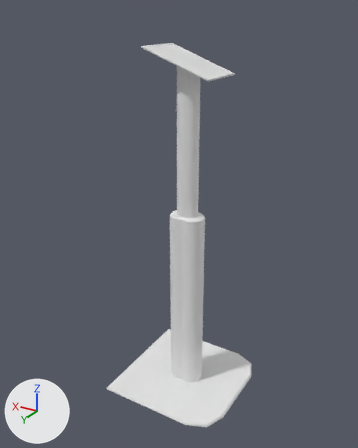
The FBX model Assets/_/Project/Art/Models/Interactables/3D_Socle_Tablet.fbx, before and after one commit.
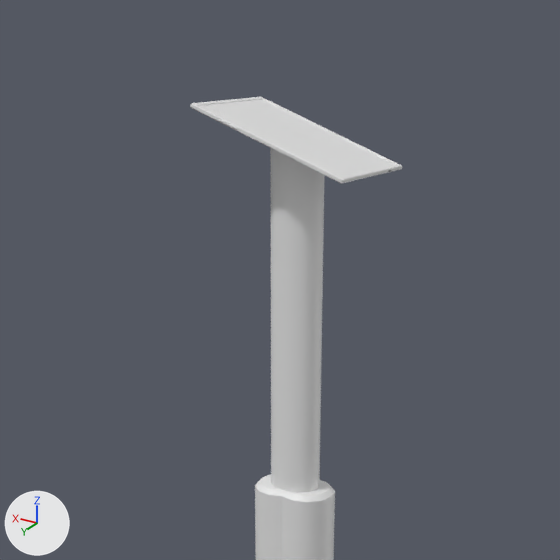
Each version appears first whole from a 50 mm lens placed at (-0.805, 1.399, 1.352), pointed at (0.026, 0.014, 0.659), and next in a close-up on the part from 16% to 85% of the width and 0% to 55% of the height. Lighting does not change. The marker at lower left points along +X, +Y and +Z. The older version's two pictures come first. Where no turn or scale is listed for an object, it has been applied to the vertices.

The first close-up shows 'Geo_Socle'.
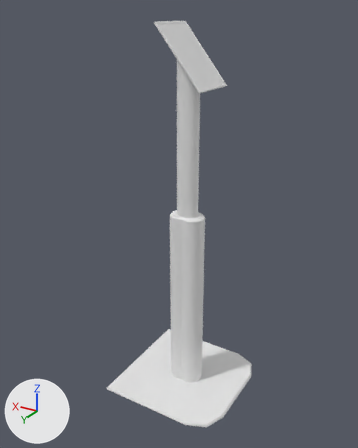
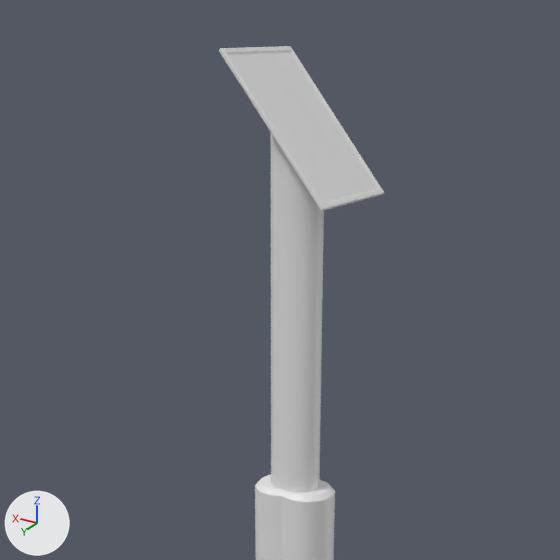
Commit message: fix socle again

Pixel boxes [x1, y1, x2, y2] of what changed, in the close-ups (560 x 560 px; the box of a moved part takes in the faces that stretch with it):
'Geo_Socle', reshaped: before [190, 97, 402, 560]; after [219, 46, 384, 560]
part 1 of me_plane_006, moved or reshaped: before [219, 119, 229, 125]; after [240, 81, 247, 92]
part 2 of me_plane_006, moved or reshaped: before [229, 124, 238, 130]; after [246, 91, 254, 102]
part 3 of me_plane_006, moved or reshaped: before [190, 97, 402, 184]; after [219, 46, 384, 211]
part 4 of me_plane_006, moved or reshaped: before [271, 148, 325, 492]; after [270, 132, 324, 492]

The change, as a list of edits to the scene's bpy script:
```text
Change me_plane_006:
    used by ob_geo_socle; location = (0.0, 0.0, 0.0)
    remove me_plane_006.from_pydata(...)  # 205 vertices, 178 faces; spans x -0.23..0.228, y -0.229..0.229, z -0.01..1.254
    add me_plane_006.from_pydata(...)  # 205 vertices, 178 faces; spans x -0.23..0.228, y -0.229..0.229, z -0.01..1.323
    me_plane_006 part 1: the loose piece of 12 vertices spanning x 0.053..0.068, y 0.089..0.09, z 1.228..1.236 is turned -30.9 degrees about the y axis through its middle, then moved by (-0.031, 0.0, 0.045)
    me_plane_006 part 2: the loose piece of 12 vertices spanning x 0.039..0.054, y 0.089..0.09, z 1.223..1.23 is turned -30.9 degrees about the y axis through its middle, then moved by (-0.026, 0.0, 0.038)
    me_plane_006 part 3: the loose piece of 45 vertices spanning x -0.119..0.115, y -0.089..0.089, z 1.164..1.254 is turned -30.9 degrees about the y axis through its middle, then moved by (-0.011, 0.0, 0.016)
    me_plane_006 part 4
    me_plane_006.vertices[75].co: (-0.001, -0.031, 1.207) -> (-0.001, -0.031, 1.236)
    me_plane_006.vertices[76].co: (0.019, -0.026, 1.214) -> (0.019, -0.026, 1.261)
    me_plane_006.vertices[77].co: (0.034, -0.015, 1.22) -> (0.034, -0.015, 1.278)
    me_plane_006.vertices[78].co: (0.038, -0.007, 1.221) -> (0.038, -0.007, 1.283)
    me_plane_006.vertices[79].co: (0.034, 0.015, 1.22) -> (0.034, 0.015, 1.278)
    me_plane_006.vertices[80].co: (0.019, 0.026, 1.214) -> (0.019, 0.026, 1.261)
    me_plane_006.vertices[81].co: (-0.001, 0.031, 1.207) -> (-0.001, 0.031, 1.236)
    me_plane_006.vertices[82].co: (-0.02, 0.026, 1.2) -> (-0.02, 0.026, 1.212)
    me_plane_006.vertices[83].co: (-0.035, 0.015, 1.195) -> (-0.035, 0.015, 1.196)  # not seen -> pixel (314, 149)
    me_plane_006.vertices[84].co: (-0.04, 0.0, 1.193) -> (-0.04, 0.0, 1.187)
    me_plane_006.vertices[85].co: (-0.035, -0.015, 1.195) -> (-0.035, -0.015, 1.194)
    me_plane_006.vertices[86].co: (-0.02, -0.026, 1.2) -> (-0.02, -0.026, 1.212)
    other edits to the shape of me_plane_006 do not show in these pictures
```
